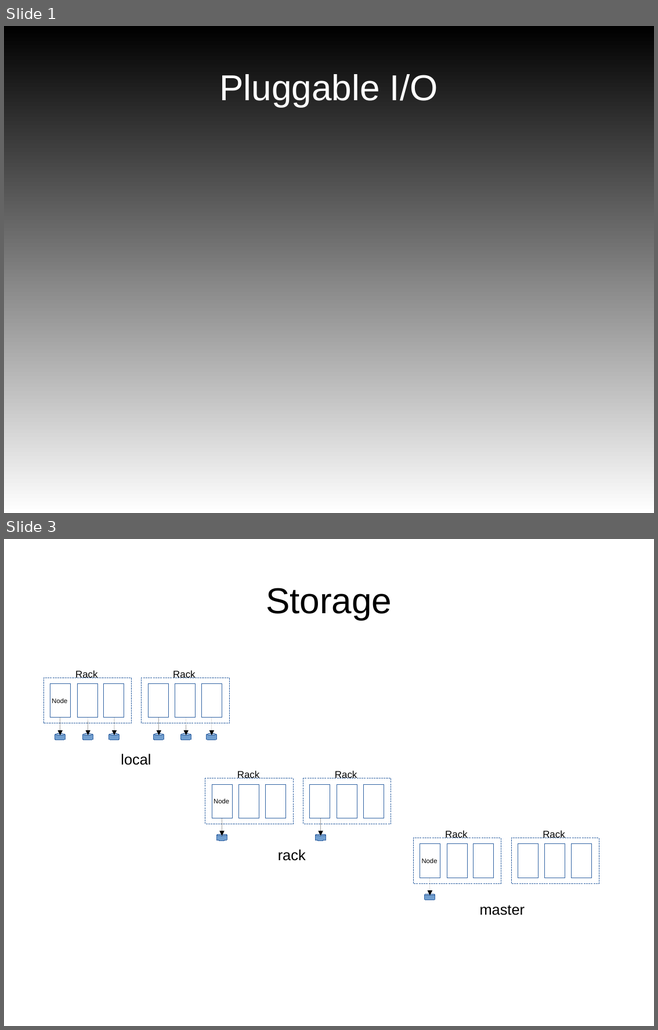
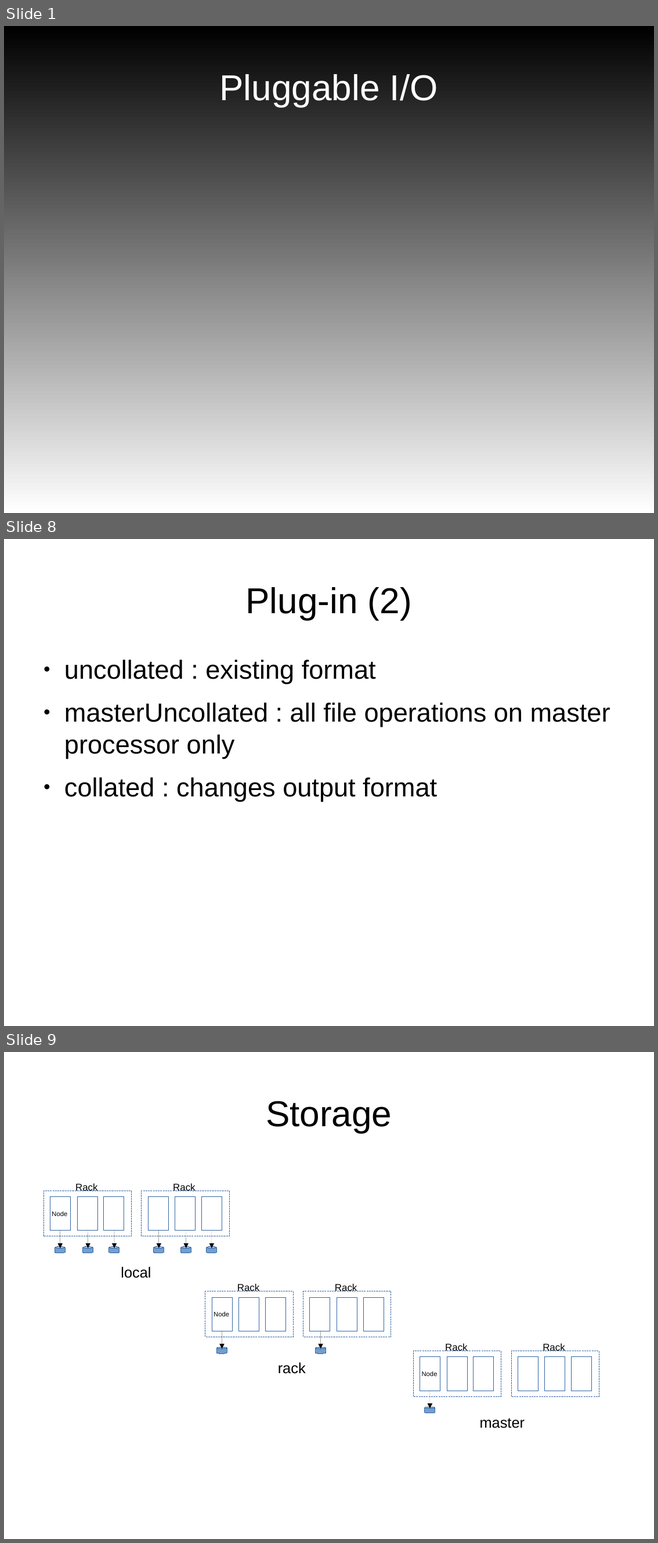
Before and after one commit to mattijsjanssens/mattijs-extensions, a slide deck: doc/Notes/GlobalFile_UGM2017/presentation.odp. Shown one above the other, each under a label of ours: slides 1 and 3 before the commit, slides 1, 8 and 9 after it; the slides between them are not shown. The pictures are 658x1030 and 658x1543 pixels, drawn with LibreOffice and Linux fonts; fonts in the diff are those of the drawing. Boxes give left, top, right and bottom in pixels: in the first picture for what was removed or moved away, otherwise in the second. Text is boxed around its words. In the diff, an @@ line names an element or a change of style, - is before the commit and + after.

```diff
--- a/doc/Notes/GlobalFile_UGM2017/presentation.odp
+++ b/doc/Notes/GlobalFile_UGM2017/presentation.odp
@@ slide 8 added at <box>4,539,654,1026</box>, background #FFFFFF @@
@@ title added at <box>246,587,412,620</box>, 44 pt, text #000000 @@
+Plug-in (2)
@@ text added at <box>64,660,610,801</box>, 32 pt, text #000000 @@
+● uncollated : existing format
+● masterUncollated : all file operations on master processor only
+● collated : changes output format
@@ what was slide 3 is now slide 9 @@
```
Also in this commit, not shown: 1 slide changed, 8 other slides added.
